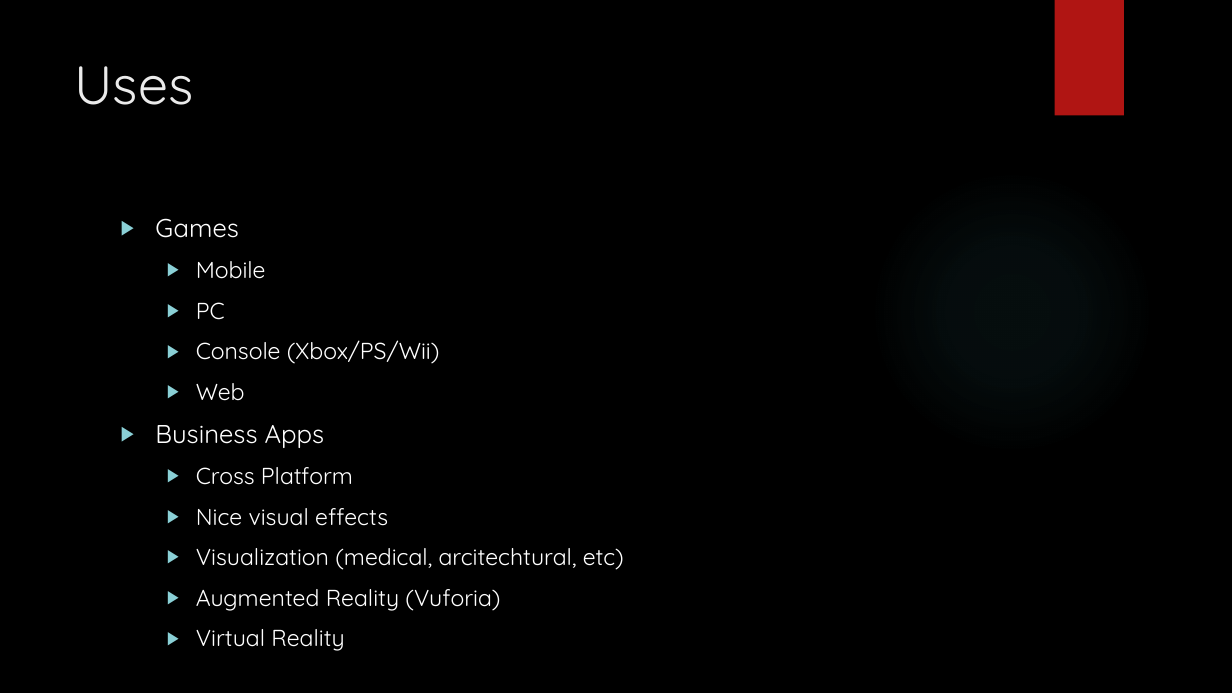
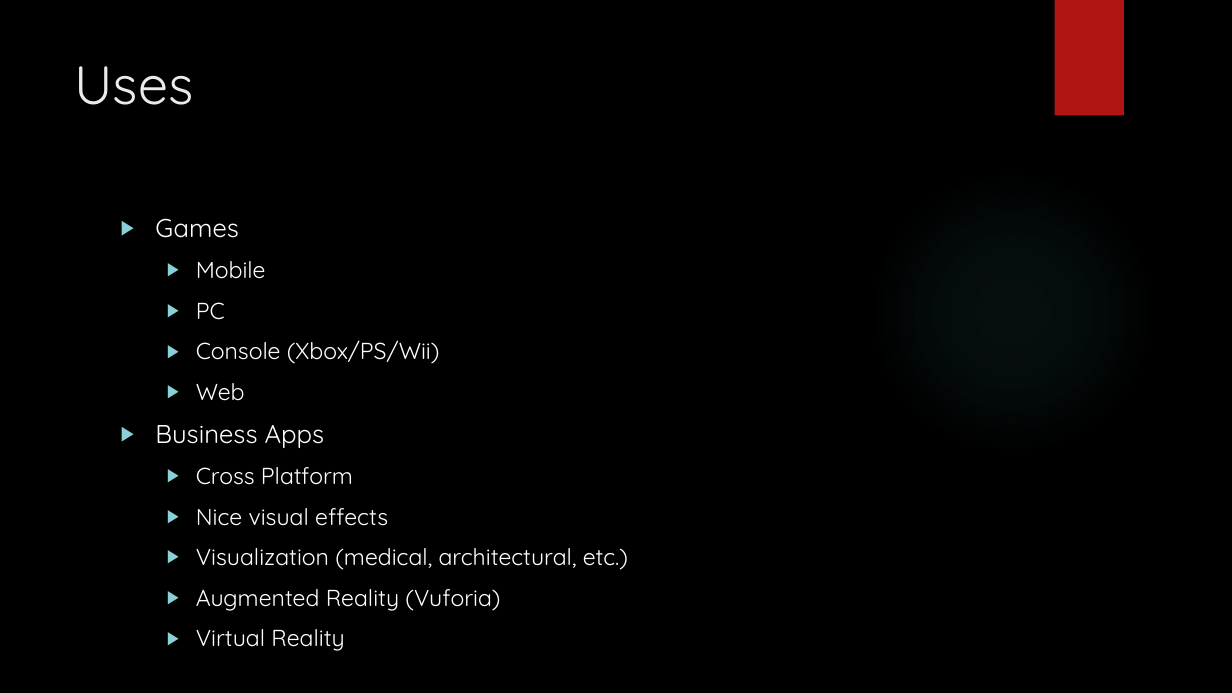
Before and after one commit to jweimann/Demos, a slide deck: slide 3 of Presentations/Intro to Unity.pptx. Drawn at 1232x693 pixels with LibreOffice and Linux fonts; fonts in the diff are those of the drawing; background and template pictures are left out. Boxes give left, top, right and bottom in pixels: in the first picture for what was removed or moved away, otherwise in the second. Text is boxed around its words. In the diff, an @@ line names an element or a change of style, - is before the commit and + after.

```diff
--- a/Presentations/Intro to Unity.pptx
+++ b/Presentations/Intro to Unity.pptx
@@ text at [196,548,628,570]: text changed @@
-  ▶ Visualization (medical, arcitechtural, etc)
+  ▶ Visualization (medical, architectural, etc.)
```
Also in this commit, not shown: 5 other slides changed.
